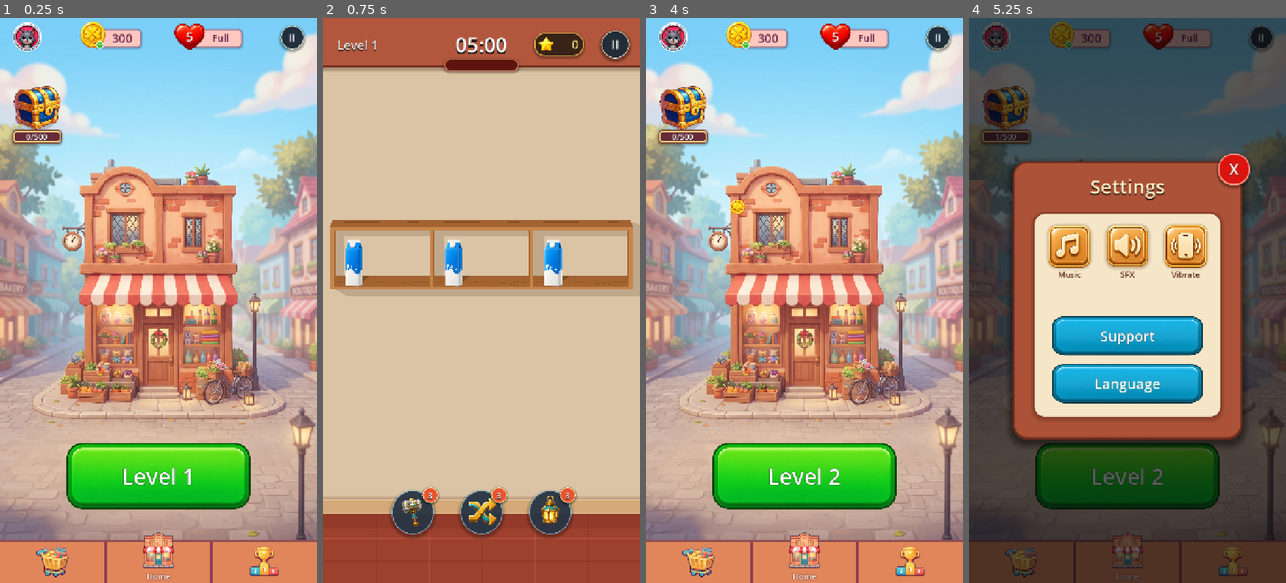
Above: before the commit, frames 1-4 (left to right).
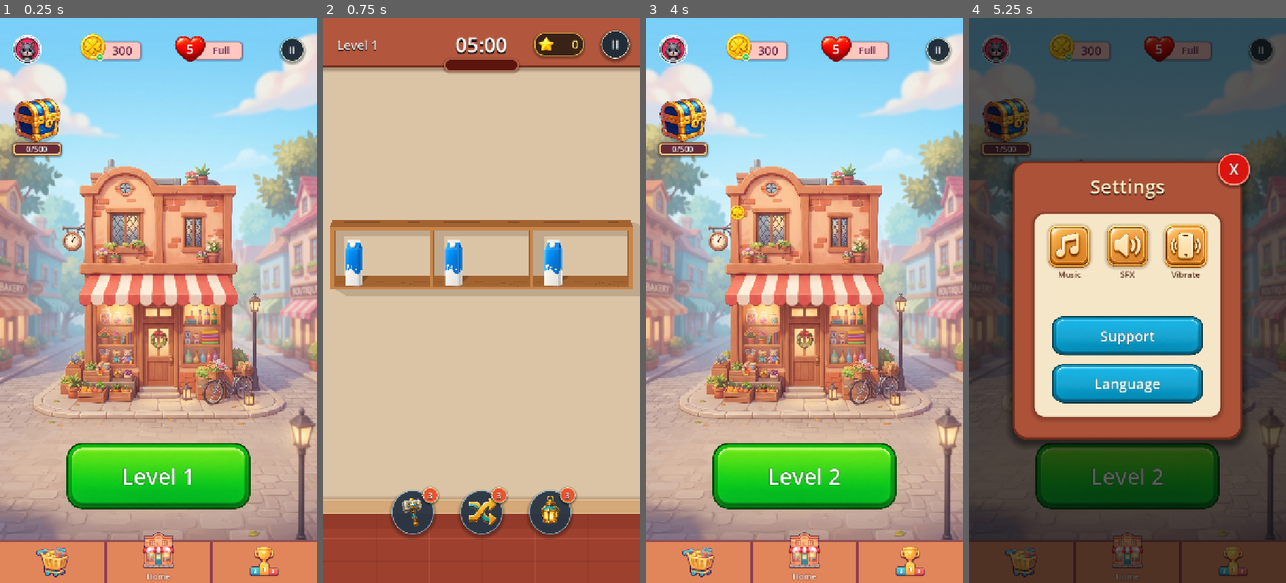
Above: after the commit, the same moments.

Repository: vladeque/sorting-puzzle
Game: Godot game, scene res://scenes/main_menu.tscn
Same seed, same stepped clock (60 frames per second), same inputs: the game is played once before the commit and once after it.
Inputs:
- Up to frame 1 (0.25 s): no input
- Up to frame 2 (0.75 s): click "Level 1" at 0.5 s
- Up to frame 3 (4 s): click "II" at 1.25 s; click "Continue" at 2 s; click "3" at 2.75 s; click "Next" at 3.5 s
- Up to frame 4 (5.25 s): click "II" at 4.25 s; click "Level 2" at 5 s

The runs differ from the first frame. In frame 1, 5.0% of the frame differs, in the area x 3-97%, y 0-25%; in frame 2, nothing differs; in frame 3, 5.1%, in the area x 3-97%, y 0-36%; in frame 4, 4.2%.

Commit message:
Make main menu status bar cutout aware

Diff:
--- a/scenes/main_menu.tscn
+++ b/scenes/main_menu.tscn
@@ -35,9 +35,9 @@
 anchors_preset = 10
 anchor_right = 1.0
 offset_left = 24.0
-offset_top = 0.0
+offset_top = 28.0
 offset_right = -24.0
-offset_bottom = 86.0
+offset_bottom = 114.0
 grow_horizontal = 2
 
 [node name="MainMenuTopStatus" parent="TopStatusBar" unique_id=683042393 instance=ExtResource("4_top_status")]
@@ -47,9 +47,9 @@
 unique_name_in_owner = true
 layout_mode = 1
 offset_left = 11.0
-offset_top = 148.0
+offset_top = 176.0
 offset_right = 127.0
-offset_bottom = 284.0
+offset_bottom = 312.0
 
 [node name="BottomBar" type="MarginContainer" parent="." unique_id=1938053235]
 unique_name_in_owner = true
--- a/scenes/ui/main_menu_top_status.tscn
+++ b/scenes/ui/main_menu_top_status.tscn
@@ -1,5 +1,6 @@
 [gd_scene format=3 uid="uid://76jf8ug6hwj5"]
 
+[ext_resource type="Script" path="res://scripts/main_menu_top_status.gd" id="1_top_status_script"]
 [ext_resource type="Texture2D" uid="uid://kvmueps1ax4n" path="res://assets/ui/main_menu_lives.png" id="2_lives"]
 [ext_resource type="Texture2D" uid="uid://ce5g86tlfcvli" path="res://assets/ui/clover_coin_transparent_96x96.png" id="2_xud8k"]
 [ext_resource type="Texture2D" uid="uid://d2pn1p1r8alak" path="res://assets/ui/avatars/avatar_cat.png" id="3_avatar_cat"]
@@ -82,6 +83,7 @@
 size_flags_vertical = 4
 mouse_filter = 2
 theme_override_constants/separation = 0
+script = ExtResource("1_top_status_script")
 
 [node name="ProfileWidget" type="Button" parent="." unique_id=1038659092]
 custom_minimum_size = Vector2(76, 76)
@@ -175,8 +177,8 @@
 vertical_alignment = 1
 
 [node name="Spacer02" type="Control" parent="." unique_id=318932838]
-layout_mode = 2
-size_flags_horizontal = 3
+custom_minimum_size = Vector2(80, 0)
+layout_mode = 2
 mouse_filter = 2
 
 [node name="LivesWidget" type="Control" parent="." unique_id=764292924]
--- /dev/null
+++ b/scripts/main_menu_top_status.gd
@@ -0,0 +1,29 @@
+extends HBoxContainer
+
+const DEFAULT_CENTER_EXCLUSION_WIDTH := 80.0
+
+@onready var _profile_widget := $ProfileWidget as Control
+@onready var _coins_widget := $CoinsWidget as Control
+@onready var _center_spacer := $Spacer02 as Control
+@onready var _lives_widget := $LivesWidget as Control
+@onready var _settings_widget := $SettingsWidget as Control
+
+
+func set_center_exclusion_width(requested_width: float, available_width: float) -> float:
+	var maximum_width := _get_maximum_center_exclusion_width(available_width)
+	var target_width := minf(maxf(requested_width, DEFAULT_CENTER_EXCLUSION_WIDTH), maximum_width)
+	var minimum_size := _center_spacer.custom_minimum_size
+	minimum_size.x = target_width
+	_center_spacer.custom_minimum_size = minimum_size
+	return target_width
+
+
+func _get_maximum_center_exclusion_width(available_width: float) -> float:
+	var fixed_content_width := (
+		_profile_widget.get_combined_minimum_size().x
+		+ _coins_widget.get_combined_minimum_size().x
+		+ _lives_widget.get_combined_minimum_size().x
+		+ _settings_widget.get_combined_minimum_size().x
+	)
+	var separation_width := float(get_theme_constant("separation")) * float(maxi(get_child_count() - 1, 0))
+	return maxf(available_width - fixed_content_width - separation_width, 0.0)
--- a/scripts/production_main_menu.gd
+++ b/scripts/production_main_menu.gd
@@ -10,7 +10,11 @@
 const SHOP_SCENE := "res://scenes/ui/shop_screen.tscn"
 const LEADERBOARD_SCENE := "res://scenes/ui/leaderboard_screen.tscn"
 const TOP_BAR_HEIGHT := 86.0
+const TOP_MARGIN := 28.0
 const TOP_SIDE_MARGIN := 24.0
+const CAMERA_CUTOUT_PADDING := 12.0
+const STATUS_CENTER_VISUAL_OVERFLOW := 6.0
+const CUTOUT_LAYOUT_TOLERANCE := 0.5
 const PROFILE_WIDGET_WIDTH := 76.0
 const REWARD_CHEST_SIZE := Vector2(116.0, 136.0)
 const REWARD_CHEST_TOP_GAP := 72.0
@@ -28,6 +32,7 @@
 @onready var _bottom_bar := %BottomBar as MarginContainer
 @onready var _level_button := %LevelButton as Button
 @onready var _bottom_navigation := %BottomNavigation as MarginContainer
+@onready var _top_status := %TopStatusBar.get_node("MainMenuTopStatus") as HBoxContainer
 @onready var _profile_button := %TopStatusBar.get_node("MainMenuTopStatus/ProfileWidget") as Button
 @onready var _settings_button := %TopStatusBar.get_node("MainMenuTopStatus/SettingsWidget/SettingsButton") as Button
 @onready var _profile_avatar_texture := %TopStatusBar.get_node("MainMenuTopStatus/ProfileWidget/AvatarTexture") as TextureRect
@@ -83,7 +88,8 @@
 		return
 
 	var safe_margins := _get_safe_area_margins(viewport_size)
-	_layout_top_status_bar(safe_margins)
+	var display_cutouts := _get_display_cutouts(viewport_size)
+	_layout_top_status_bar(safe_margins, viewport_size, display_cutouts)
 	_layout_reward_chest(safe_margins)
 	_layout_bottom_navigation(safe_margins)
 	_bottom_bar.anchor_left = 0.0
@@ -118,15 +124,57 @@
 		_bottom_navigation.call("set_safe_bottom_margin", safe_bottom)
 
 
-func _layout_top_status_bar(safe_margins: Vector4) -> void:
+func _layout_top_status_bar(
+	safe_margins: Vector4,
+	viewport_size: Vector2,
+	display_cutouts: Array[Rect2]
+) -> void:
+	var bar_left := safe_margins.x + TOP_SIDE_MARGIN
+	var bar_right := viewport_size.x - safe_margins.z - TOP_SIDE_MARGIN
+	var bar_width := maxf(bar_right - bar_left, 0.0)
+	var bar_center_x := (bar_left + bar_right) * 0.5
+	var default_bar_rect := Rect2(
+		Vector2(bar_left, TOP_MARGIN),
+		Vector2(bar_width, TOP_BAR_HEIGHT)
+	)
+	var required_center_exclusion := 0.0
+	var cutout_fallback_top := TOP_MARGIN
+
+	for cutout: Rect2 in display_cutouts:
+		var padded_cutout := cutout.grow(CAMERA_CUTOUT_PADDING)
+		if not padded_cutout.intersects(default_bar_rect):
+			continue
+
+		var farthest_horizontal_edge := maxf(
+			absf(padded_cutout.position.x - bar_center_x),
+			absf(padded_cutout.end.x - bar_center_x)
+		)
+		required_center_exclusion = maxf(
+			required_center_exclusion,
+			(farthest_horizontal_edge + STATUS_CENTER_VISUAL_OVERFLOW) * 2.0
+		)
+		cutout_fallback_top = maxf(cutout_fallback_top, padded_cutout.end.y)
+
+	var actual_center_exclusion := 0.0
+	if _top_status.has_method("set_center_exclusion_width"):
+		actual_center_exclusion = float(
+			_top_status.call("set_center_exclusion_width", required_center_exclusion, bar_width)
+		)
+
+	var bar_top := TOP_MARGIN
+	if required_center_exclusion > actual_center_exclusion + CUTOUT_LAYOUT_TOLERANCE:
+		bar_top = cutout_fallback_top
+		if _top_status.has_method("set_center_exclusion_width"):
+			_top_status.call("set_center_exclusion_width", 0.0, bar_width)
+
 	_top_status_bar.anchor_left = 0.0
 	_top_status_bar.anchor_top = 0.0
 	_top_status_bar.anchor_right = 1.0
 	_top_status_bar.anchor_bottom = 0.0
-	_top_status_bar.offset_left = safe_margins.x + TOP_SIDE_MARGIN
-	_top_status_bar.offset_top = safe_margins.y
+	_top_status_bar.offset_left = bar_left
+	_top_status_bar.offset_top = bar_top
 	_top_status_bar.offset_right = -(safe_margins.z + TOP_SIDE_MARGIN)
-	_top_status_bar.offset_bottom = safe_margins.y + TOP_BAR_HEIGHT
+	_top_status_bar.offset_bottom = bar_top + TOP_BAR_HEIGHT
 
 
 func _layout_reward_chest(safe_margins: Vector4) -> void:
@@ -135,7 +183,7 @@
 
 	var centered_left := safe_margins.x + TOP_SIDE_MARGIN + ((PROFILE_WIDGET_WIDTH - REWARD_CHEST_SIZE.x) * 0.5)
 	var left := maxf(centered_left, safe_margins.x + 26.0)
-	var top := safe_margins.y + PROFILE_WIDGET_WIDTH + REWARD_CHEST_TOP_GAP
+	var top := _top_status_bar.offset_top + PROFILE_WIDGET_WIDTH + REWARD_CHEST_TOP_GAP
 	_reward_chest.anchor_left = 0.0
 	_reward_chest.anchor_top = 0.0
 	_reward_chest.anchor_right = 0.0
@@ -160,6 +208,21 @@
 		maxf(float(window_size.x - safe_end.x) * scale.x, 0.0),
 		maxf(float(window_size.y - safe_end.y) * scale.y, 0.0)
 	)
+
+
+func _get_display_cutouts(viewport_size: Vector2) -> Array[Rect2]:
+	var logical_cutouts: Array[Rect2] = []
+	var window_size := Vector2(DisplayServer.window_get_size())
+	if window_size.x <= 0.0 or window_size.y <= 0.0:
+		return logical_cutouts
+
+	var scale := Vector2(viewport_size.x / window_size.x, viewport_size.y / window_size.y)
+	for display_cutout: Rect2 in DisplayServer.get_display_cutouts():
+		logical_cutouts.append(Rect2(
+			Vector2(display_cutout.position) * scale,
+			Vector2(display_cutout.size) * scale
+		))
+	return logical_cutouts
 
 
 func _update_level_button() -> void:
Not shown, added: scripts/main_menu_top_status.gd.uid
Not shown, changed: docs/SCENES.md
Not shown, changed: docs/SCRIPTS.md
